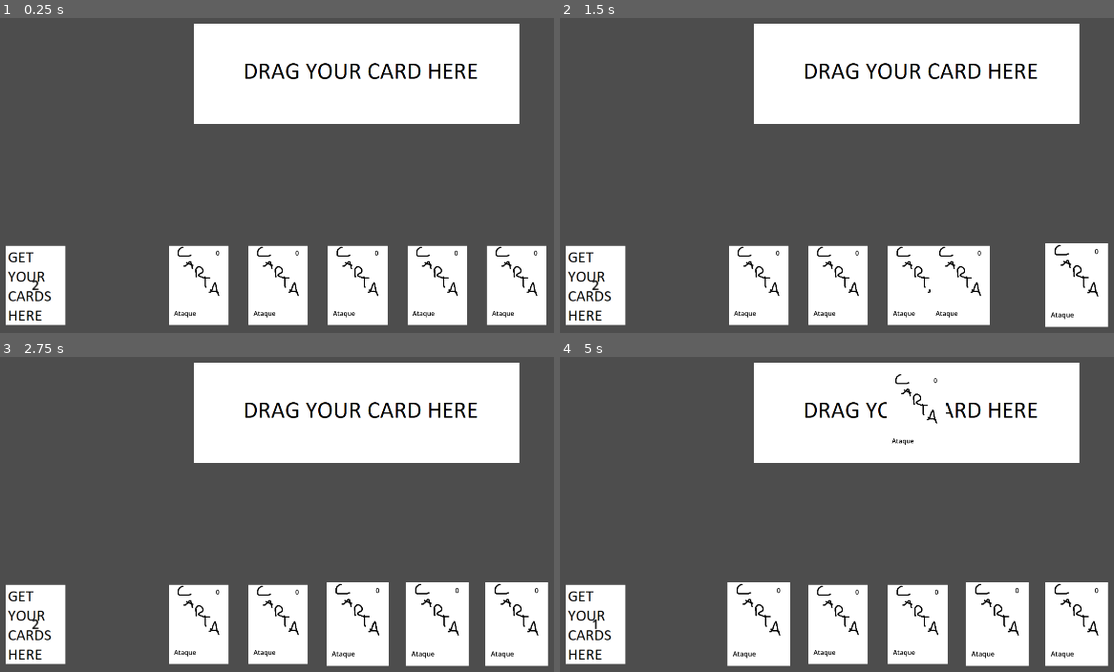
Above: before the commit, frames 1-4 (two rows, left to right).
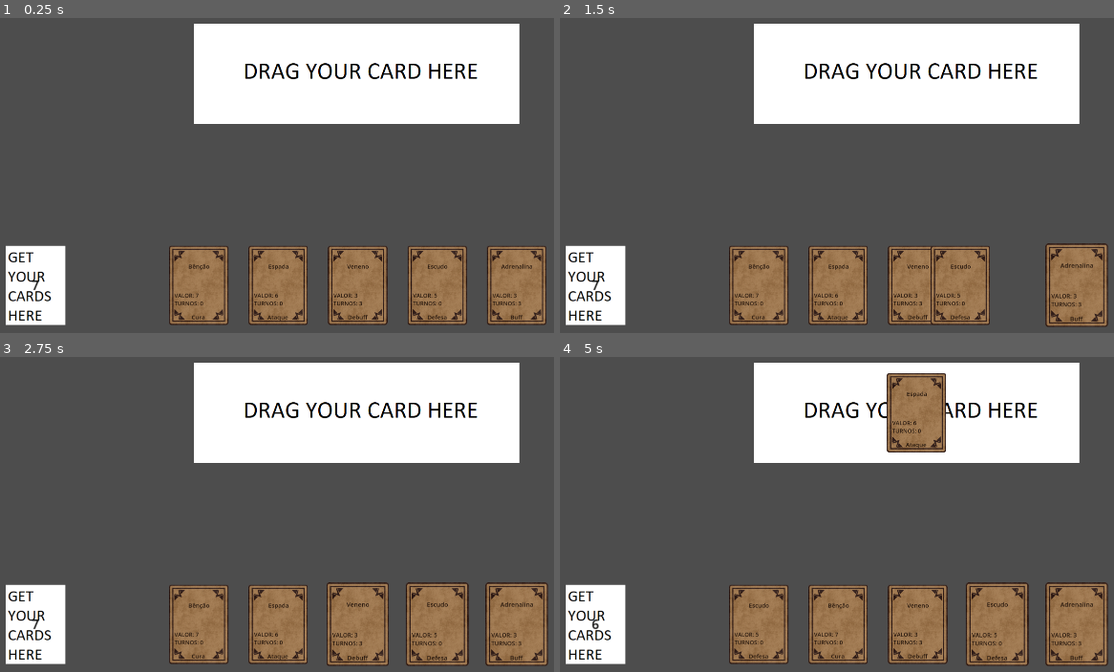
Above: after the commit, the same moments.

Repository: thenickfer/GamblersGambit
Game: Godot game, scene res://Scenes/CardScene.tscn
The game is run twice, just before and just after one commit, with the same random seed, the same clock (stepped at 60 frames per second) and the same inputs. Before the commit the project has no main scene; this scene is started directly in both runs.
Inputs (mouse positions are in pixels of both pictures, inside the frame that each line leads up to):
- Up to frame 1 (0.25 s): no input
- Up to frame 2 (1.5 s): tap Enter at 0.5 s; drag from (1075, 285) to (837, 285) at 0.52 s; drag from (997, 285) to (759, 285) at 1.27 s
- Up to frame 3 (2.75 s): move the mouse to (360, 624) at 2.02 s; click (360, 624) at 2.17 s
- Up to frame 4 (5 s): tap Space at 2.75 s; drag from (837, 624) to (914, 413) at 2.77 s; drag from (837, 624) to (914, 413) at 3.52 s; drag from (759, 624) to (914, 413) at 4.27 s

The runs differ from the first frame. In frame 1, 14% of the frame differs, in the area x 5-99%, y 72-98%; in frame 2, 13%; in frame 3, 15%; in frame 4, 17%, in the area x 5-99%, y 5-99%.

Commit message:
add: sistema de dados das cartas (nome, valor, tipo e turnos)

Diff:
--- a/Scenes/Card.tscn
+++ b/Scenes/Card.tscn
@@ -18,21 +18,47 @@
 [node name="CollisionShape2D" type="CollisionShape2D" parent="Area2D" unique_id=1213194820]
 shape = SubResource("RectangleShape2D_hael8")
 
-[node name="Value" type="RichTextLabel" parent="." unique_id=1449511136]
-modulate = Color(0, 0, 0, 1)
-offset_left = 43.0
-offset_top = -93.0
-offset_right = 83.0
-offset_bottom = -53.0
-text = "0"
+[node name="Nome" type="Label" parent="." unique_id=105035912]
+offset_left = -67.0
+offset_top = -59.0
+offset_right = 69.0
+offset_bottom = -37.0
+theme_override_colors/font_color = Color(0.16, 0.1, 0.06, 1)
+theme_override_font_sizes/font_size = 15
+text = "NOME"
+horizontal_alignment = 1
+vertical_alignment = 1
 
-[node name="Action" type="RichTextLabel" parent="." unique_id=2107465559]
-modulate = Color(0, 0, 0, 1)
-offset_left = -62.0
-offset_top = 59.0
-offset_right = 56.0
-offset_bottom = 99.0
-text = "Ataque"
+[node name="Valor" type="Label" parent="." unique_id=1959246517]
+offset_left = -61.0
+offset_top = 16.0
+offset_right = 65.0
+offset_bottom = 36.0
+theme_override_colors/font_color = Color(0.16, 0.1, 0.06, 1)
+theme_override_font_sizes/font_size = 14
+text = "VALOR: X"
+vertical_alignment = 1
+
+[node name="Turnos" type="Label" parent="." unique_id=2138472287]
+offset_left = -61.0
+offset_top = 36.0
+offset_right = 65.0
+offset_bottom = 56.0
+theme_override_colors/font_color = Color(0.16, 0.1, 0.06, 1)
+theme_override_font_sizes/font_size = 14
+text = "TURNOS: X"
+vertical_alignment = 1
+
+[node name="Tipo" type="Label" parent="." unique_id=130153369]
+offset_left = -68.0
+offset_top = 69.0
+offset_right = 68.0
+offset_bottom = 91.0
+theme_override_colors/font_color = Color(0.16, 0.1, 0.06, 1)
+theme_override_font_sizes/font_size = 15
+text = "TIPO"
+horizontal_alignment = 1
+vertical_alignment = 1
 
 [connection signal="mouse_entered" from="Area2D" to="." method="_on_area_2d_mouse_entered"]
 [connection signal="mouse_exited" from="Area2D" to="." method="_on_area_2d_mouse_exited"]
--- a/Scripts/Card.gd
+++ b/Scripts/Card.gd
@@ -3,11 +3,29 @@
 signal hovered
 signal hovered_off
 
+const CardDB = preload("res://Scripts/card_db.gd")
+
 var starting_position
+var card_name: String
+var card_action: int
+var card_value: int
+var card_turns: int  # turnos que o efeito dura (0 = instantâneo)
 
 # Called when the node enters the scene tree for the first time.
 func _ready() -> void:
 	get_parent().connect_card_signals(self)
+
+# Configura a carta a partir de uma entrada do card_db.gd.
+func setup(name: String) -> void:
+	card_name = name
+	var data = CardDB.CARDS[name]
+	card_action = data[0]
+	card_value = data[1]
+	card_turns = data[2]
+	$Nome.text = name
+	$Valor.text = "VALOR: " + str(card_value)
+	$Turnos.text = "TURNOS: " + str(card_turns)
+	$Tipo.text = CardDB.ACTION_NAMES[card_action]
 
 
 # Called every frame. 'delta' is the elapsed time since the previous frame.
--- a/Scripts/card_db.gd
+++ b/Scripts/card_db.gd
@@ -1,11 +1,33 @@
-const CARDS = { # Action, Effect
-	#0: Attack | 1: Defence | 2: Cure
-	#3: Buff (Special Effect)
-	#4: Debuff (Special Effect) | 5: Energy
-	"Attack1" = [0, 5],
-	"Defence1" = [1, 5],
-	"Cure1" = [2, 5],
-	"Buff1" = [3, 5], # Não sei o que 5 quer dizer nesse caso
-	"Debuff1" = [4, 5], #Nem aqui
-	"Energy1" = [5, 2]
+# Banco de dados das cartas.
+# Carregado com preload() pelos outros scripts (não é autoload).
+
+# Códigos de ação de cada carta.
+enum Action { ATTACK, DEFENCE, CURE, BUFF, DEBUFF, ENERGY }
+
+# Nome que aparece no rótulo "Action" da carta.
+const ACTION_NAMES = {
+	Action.ATTACK:  "Ataque",
+	Action.DEFENCE: "Defesa",
+	Action.CURE:    "Cura",
+	Action.BUFF:    "Buff",
+	Action.DEBUFF:  "Debuff",
+	Action.ENERGY:  "Energia",
 }
+
+# Cada carta: "Nome" = [ação, valor, turnos]
+#   ação   -> um dos Action acima (o que a carta faz)
+#   valor  -> o número mostrado no rótulo "Value" (dano, cura, força do efeito, etc.)
+#   turnos -> quantos turnos o efeito dura. 0 = instantâneo (acontece na hora).
+#            Ex.: ["Fúria", BUFF, 2, 5] = +2 por 5 turnos.
+const CARDS = {
+	"Espada":       [Action.ATTACK,  6, 0],
+	"Escudo":       [Action.DEFENCE, 5, 0],
+	"Poção":        [Action.CURE,    4, 0],
+	"Fúria":        [Action.BUFF,    2, 5],
+	"Veneno":       [Action.DEBUFF,  3, 3],
+	"Bola de Fogo": [Action.ATTACK,  9, 0],
+	"Muralha":      [Action.DEFENCE, 8, 2],
+	"Bênção":       [Action.CURE,    7, 0],
+	"Adrenalina":   [Action.BUFF,    3, 3],
+	"Maldição":     [Action.DEBUFF,  5, 4],
+}
--- a/Scripts/deck.gd
+++ b/Scripts/deck.gd
@@ -4,7 +4,10 @@
 const CARD_DRAW_SPEED = 0.2
 const PLAYER_HAND_SIZE = 5
 
-var player_deck = ["Exemplo0", "Exemplo1", "Exemplo2", "Exemplo3", "Exemplo4", "Exemplo5", "Exemplo6"]
+var player_deck = [
+	"Espada", "Espada", "Escudo", "Escudo", "Poção", "Fúria", "Veneno",
+	"Bola de Fogo", "Muralha", "Bênção", "Adrenalina", "Maldição",
+]
 var card_database_reference
 
 #collision layer do deck = 4
@@ -21,13 +24,12 @@
 	if ($"../PlayerHand".player_hand.size()<5):
 		var card_drawn_index = randi_range(0, player_deck.size()-1)
 		var card_drawn = player_deck[card_drawn_index]
-		print(card_drawn) # REMOVER
-		player_deck.erase(card_drawn)
+		player_deck.remove_at(card_drawn_index)
 		var card_scene = preload(CARD_SCENE_PATH)
 		var new_card = card_scene.instantiate()
-		#new_card.get_node
 		$"../CardManager".add_child(new_card)
 		new_card.name = "Card"
+		new_card.setup(card_drawn)
 		$"../PlayerHand".add_card_to_hand(new_card, CARD_DRAW_SPEED)
 
 	#caso o jogador pegue a ultima carta
--- a/project.godot
+++ b/project.godot
@@ -11,6 +11,7 @@
 [application]
 
 config/name="Novo Projeto de Jogo"
+run/main_scene="uid://bt4qsmdyo261b"
 config/features=PackedStringArray("4.6", "Forward Plus")
 
 [display]
Binary file changed: Assets/card_placeholder.png
